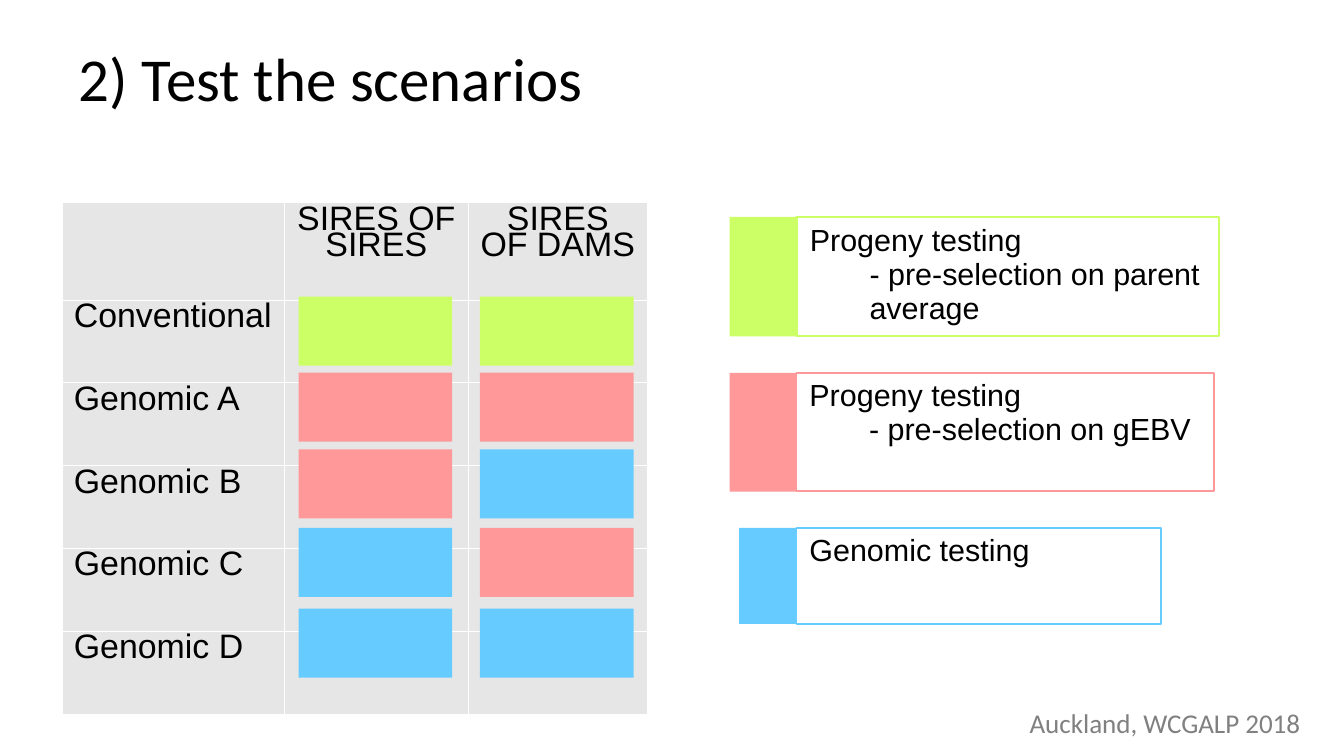
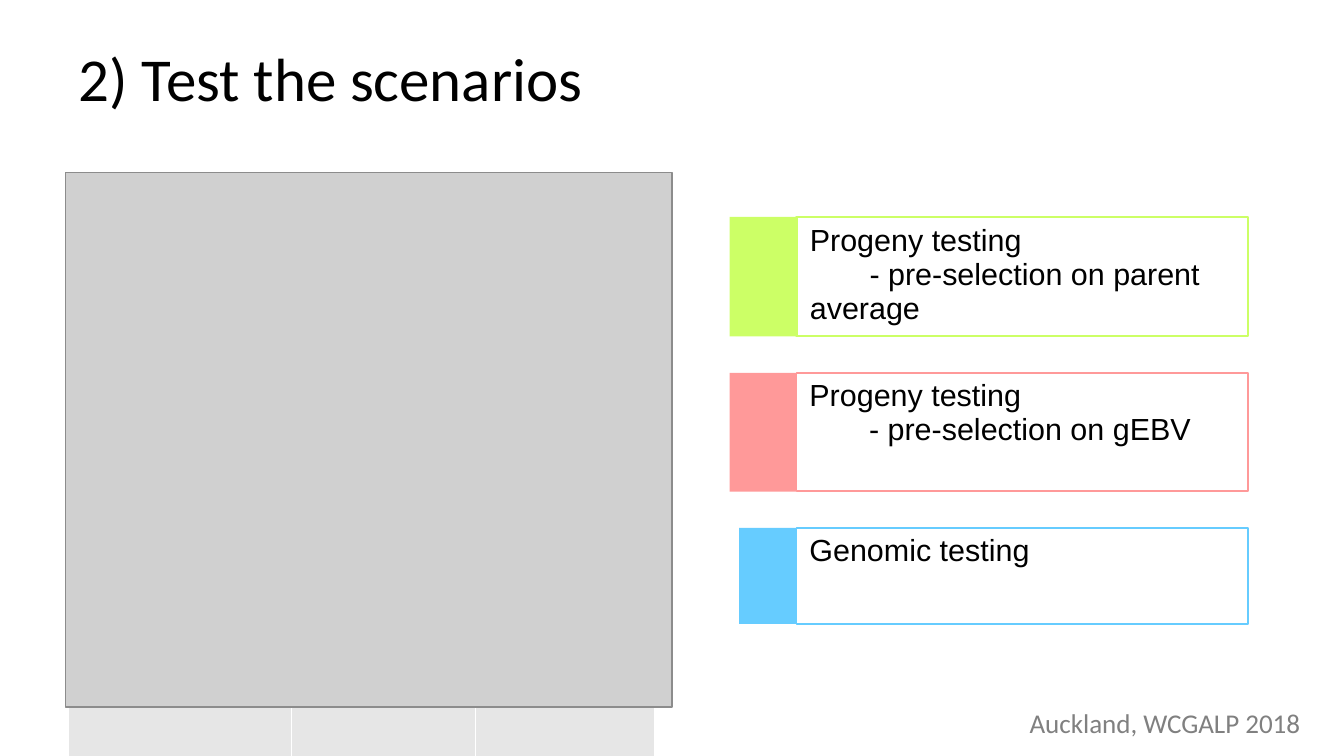
Before and after one commit to janaobsteter/Genotype_CODES, a slide deck: slide 6 of WCGALP_Predstavitev_01022018.ppt (slide 5 before the commit). Drawn at 1344x756 pixels with LibreOffice and Linux fonts; fonts in the diff are those of the drawing; grey boxes stand for pictures; background and template pictures are left out. Boxes give left, top, right and bottom in pixels: in the first picture for what was removed or moved away, otherwise in the second. Text is boxed around its words. In the diff, an @@ line names an element or a change of style, - is before the commit and + after.

```diff
--- a/WCGALP_Predstavitev_01022018.ppt
+++ b/WCGALP_Predstavitev_01022018.ppt
@@ picture added at <box>66,172,672,707</box> @@
@@ table at <box>68,172,655,702</box> @@
@@ line spacing 0.71 to 0.66 @@
@@ more space between paragraphs @@
@@ table: place and size @@
-table at <box>62,202,649,678</box>
+table at <box>68,172,655,702</box>
@@ rectangle "Progeny testing": place and size @@
-rectangle "Progeny testing" at <box>796,217,1220,337</box>
+rectangle "Progeny testing" at <box>796,217,1248,337</box>
@@ rectangle removed at <box>299,296,452,366</box> @@
@@ rectangle removed at <box>481,296,634,366</box> @@
@@ rectangle removed at <box>299,373,452,443</box> @@
@@ rectangle removed at <box>481,373,634,443</box> @@
@@ rectangle "Progeny testing": place and size @@
-rectangle "Progeny testing" at <box>796,373,1214,491</box>
+rectangle "Progeny testing" at <box>796,373,1248,491</box>
@@ rectangle removed at <box>299,450,452,520</box> @@
@@ rectangle removed at <box>481,450,634,520</box> @@
@@ rectangle removed at <box>299,528,452,598</box> @@
@@ rectangle removed at <box>481,528,634,598</box> @@
@@ rectangle "Genomic testing": place and size @@
-rectangle "Genomic testing" at <box>796,528,1161,624</box>
+rectangle "Genomic testing" at <box>796,528,1248,624</box>
@@ rectangle removed at <box>299,609,452,678</box> @@
@@ rectangle removed at <box>481,609,634,678</box> @@
```
Also in this commit, not shown: 6 other slides changed, 3 slides added, 1 slide removed, 4 other files.
